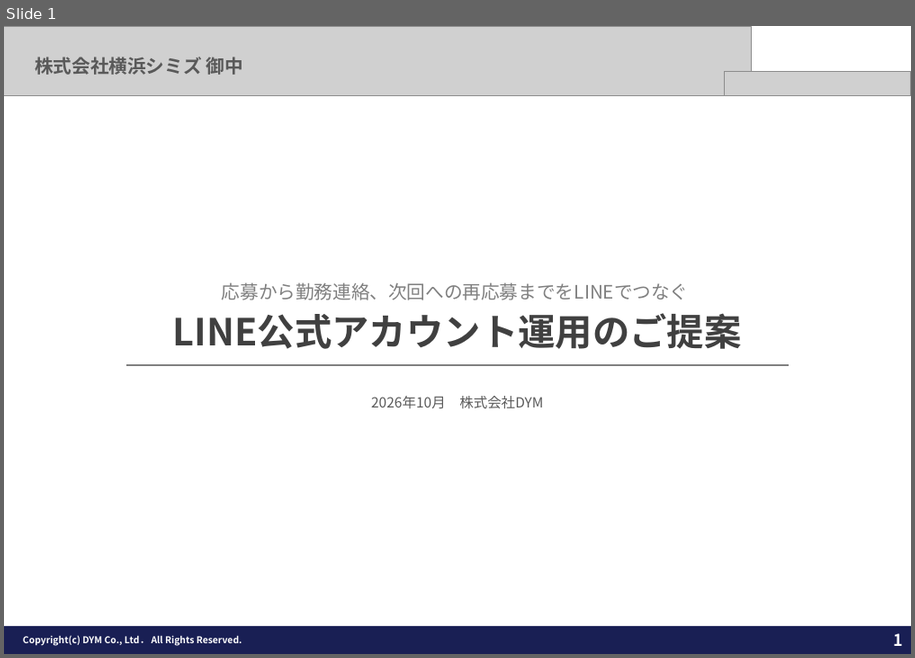
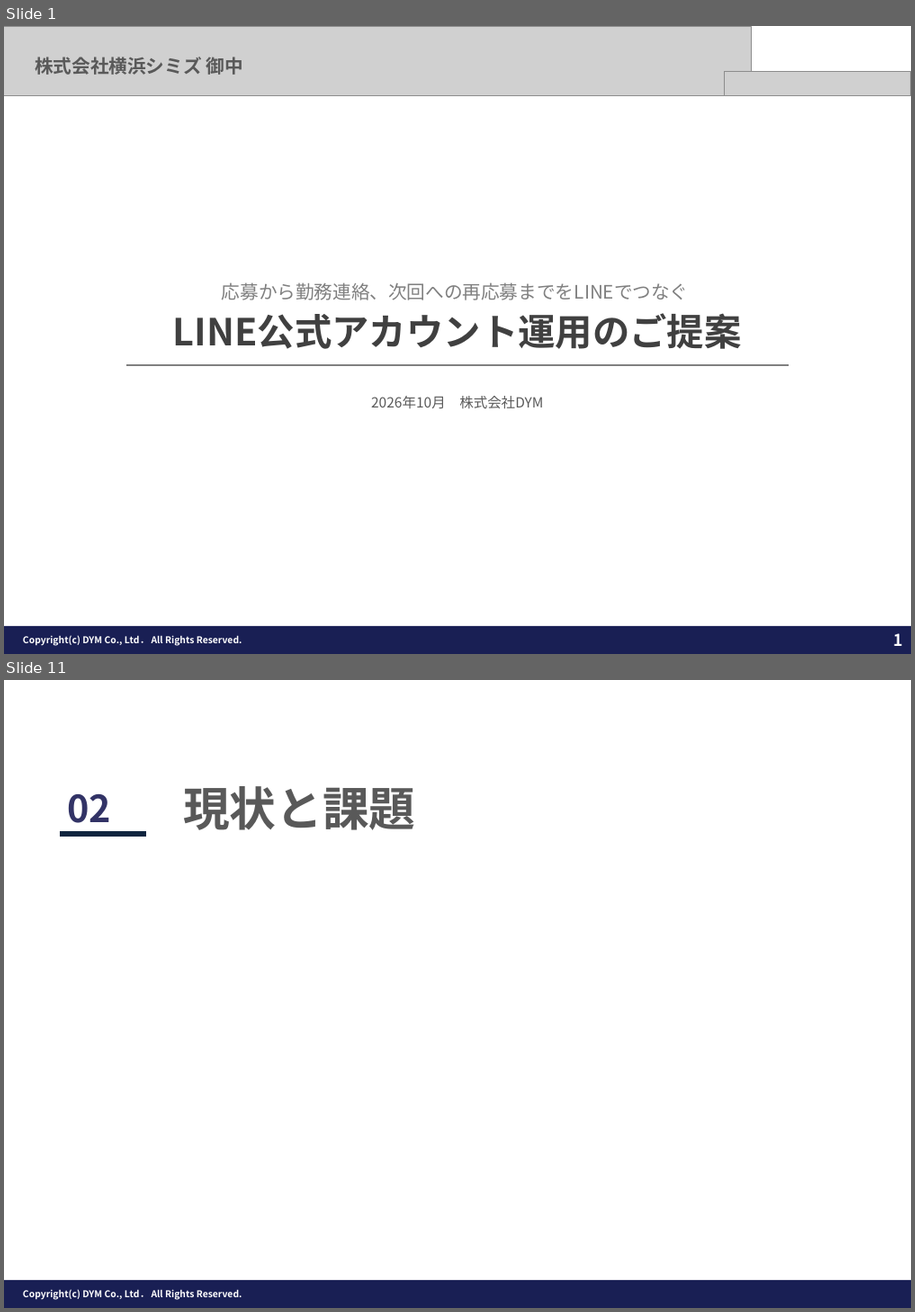
Before and after one commit to tonomura-r-dev/folder, a slide deck: 202610_株式会社横浜シミズ御中_LINE公式アカウント運用のご提案.pptx. Shown one above the other, each under a label of ours: slide 1 before the commit, slides 1 and 11 after it; the slides between them are not shown. The pictures are 915x658 and 915x1312 pixels, drawn with LibreOffice and Linux fonts; fonts in the diff are those of the drawing; grey boxes stand for pictures; background and template pictures are left out. Boxes give left, top, right and bottom in pixels: in the first picture for what was removed or moved away, otherwise in the second. Text is boxed around its words. In the diff, an @@ line names an element or a change of style, - is before the commit and + after.

```diff
--- a/202610_株式会社横浜シミズ御中_LINE公式アカウント運用のご提案.pptx
+++ b/202610_株式会社横浜シミズ御中_LINE公式アカウント運用のご提案.pptx
@@ slide 11 added at bbox=[4, 680, 911, 1308], background #FFFFFF; not listed: 3 template elements that a slide beside it also shows @@
@@ text added at bbox=[183, 786, 415, 830], 40 pt, text #595959, bold @@
+現状と課題
@@ text added at bbox=[68, 794, 112, 832], 32 pt, text #323366, bold @@
+02
@@ line added from (60, 834) to (146, 834), #10253F 4.5 pt @@
@@ rectangle added at bbox=[865, 1284, 904, 1308], fill #191F54 @@
```
Also in this commit, not shown: 13 other slides added, 5 other files.
